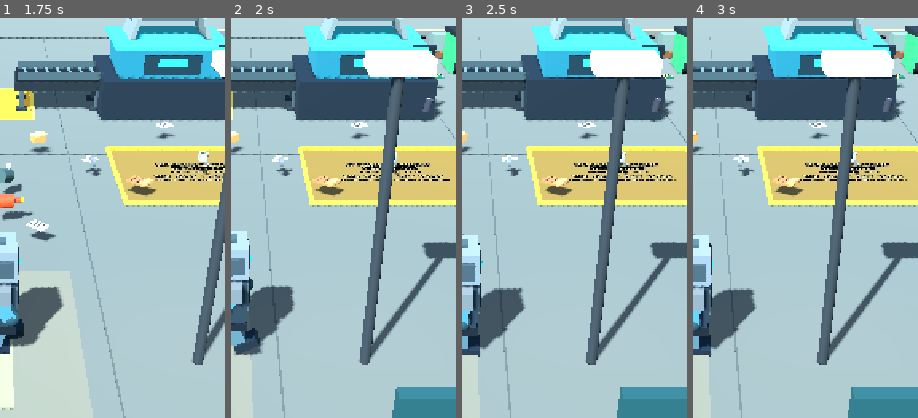
Above: before the commit, frames 1-4 (left to right).
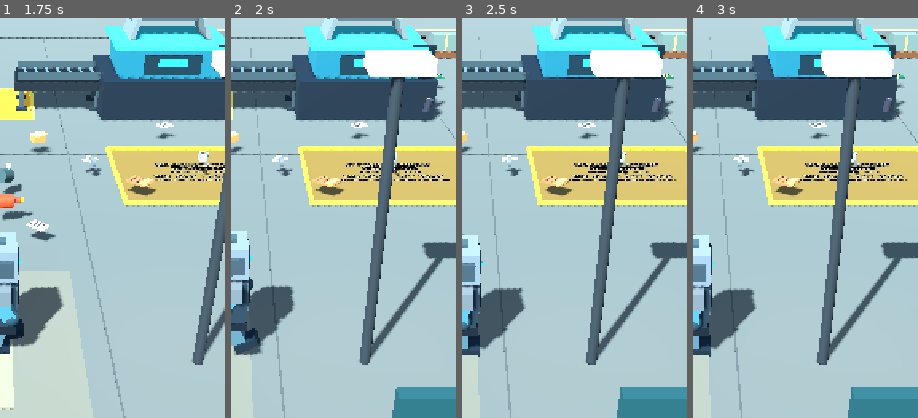
Above: after the commit, the same moments.

Repository: zekainstabot/trash-empire
Game: Godot game, scene res://Scenes/Main.tscn
Two runs of this game, one before a commit and one after it. Both use one fixed random seed, a clock stepped at 60 frames per second and the inputs below.
Inputs (mouse positions are % of the whole screen's width and height, from its top left):
- Up to frame 1 (1.75 s): click "▶ PLAY" at 0.5 s; move the mouse to (72, 45) at 1.27 s; hold D (move_right) from 1.28 s (still down); click (72, 45) at 1.42 s
- Up to frame 2 (2 s): keep holding D (move_right)
- Up to frame 3 (2.5 s): release D (move_right) at 2 s; drag from (30, 55) to (45, 70) at 2.02 s
- Up to frame 4 (3 s): click "PICK UP" at 2.75 s
The pictures show only the part of the screen within x 50-100%, y 21-71%; the shares and areas given below are measured in that part.

Frame 1 is identical in both runs. In frame 2, 0.6% of the frame differs, in the area x 92-100%, y 2-15%; in frame 3, 0.7%; in frame 4, 0.7%.

Commit message:
Replace clustered recycling bins with scattered street waste bins

Diff:
--- a/Scripts/main.gd
+++ b/Scripts/main.gd
@@ -277,10 +277,10 @@
 		var slat := _box("MovingBeltSlat", Vector3(2.65 + i * 0.38, 1.09, -6.5), Vector3(0.10, 0.025, 1.22), Color(0.30, 0.38, 0.39), false)
 		conveyor_slats.append(slat)
 
-	# Sorting bins and industrial props.
-	_make_bin(Vector3(12.4, 0, -4.5), Color(0.12, 0.42, 0.78), "PLASTIC")
-	_make_bin(Vector3(12.4, 0, -7.7), Color(0.78, 0.56, 0.12), "METAL")
-	_make_bin(Vector3(12.4, 0, -10.9), Color(0.18, 0.58, 0.34), "PAPER")
+	# Ordinary neighborhood waste bins, distributed around the streets.
+	_make_street_bin(Vector3(-14.2, 0, -17.0), Color(0.20, 0.29, 0.27))
+	_make_street_bin(Vector3(13.8, 0, 8.5), Color(0.28, 0.34, 0.32))
+	_make_street_bin(Vector3(29.0, 0, -15.5), Color(0.22, 0.30, 0.36))
 	_make_barrel(Vector3(-13.25, 0, 4.0), Color(0.76, 0.31, 0.16))
 	_make_barrel(Vector3(-13.25, 0, 6.0), Color(0.18, 0.43, 0.67))
 	_make_tire_stack(Vector3(12.0, 0, 4.5))
@@ -3242,6 +3242,16 @@
 	part.position = part_position
 	part.material_override = _mat(part_color)
 	parent.add_child(part)
+func _make_street_bin(pos: Vector3, color: Color) -> void:
+	# Compact domestic wheelie bin with a rounded lid and no industrial sorting label.
+	_box("StreetBinBody", pos + Vector3(0, 0.58, 0), Vector3(0.92, 1.12, 0.88), color, true)
+	_box("StreetBinFront", pos + Vector3(0, 0.62, -0.455), Vector3(0.72, 0.72, 0.035), color.lightened(0.08), false)
+	var lid := _box("StreetBinLid", pos + Vector3(0, 1.18, 0.0), Vector3(1.02, 0.16, 0.96), Color(0.075, 0.10, 0.095), false)
+	lid.rotation_degrees.x = -3.0
+	_box("StreetBinHandle", pos + Vector3(0, 1.28, -0.34), Vector3(0.34, 0.07, 0.12), Color(0.12, 0.15, 0.14), false)
+	for x in [-0.34, 0.34]:
+		_cylinder("StreetBinWheel", pos + Vector3(x, 0.16, 0.36), 0.14, 0.11, Color(0.035, 0.04, 0.04), true)
+
 func _make_bin(pos: Vector3, color: Color, label_text: String) -> void:
 	# Wheeled commercial recycling container with sloped lid, molded ribs and handle.
 	_box("BinBody", pos + Vector3(0, 0.72, 0), Vector3(1.42, 1.42, 1.35), color, true)
